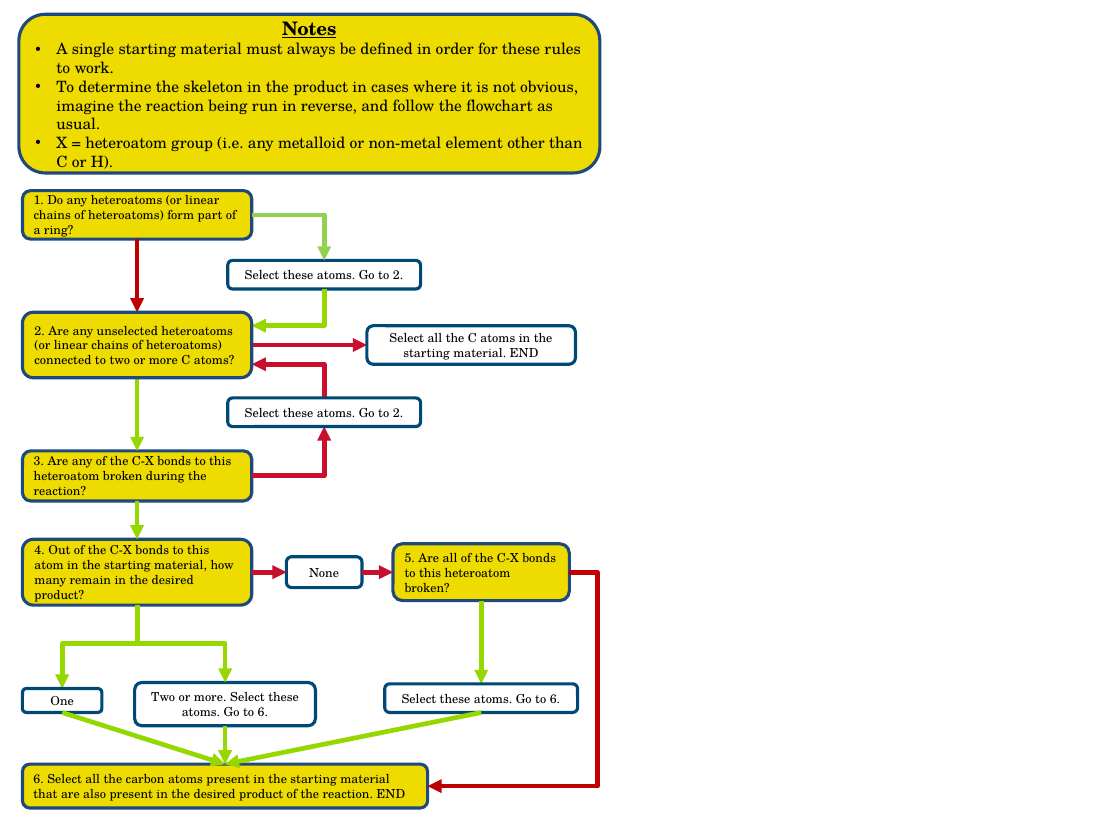
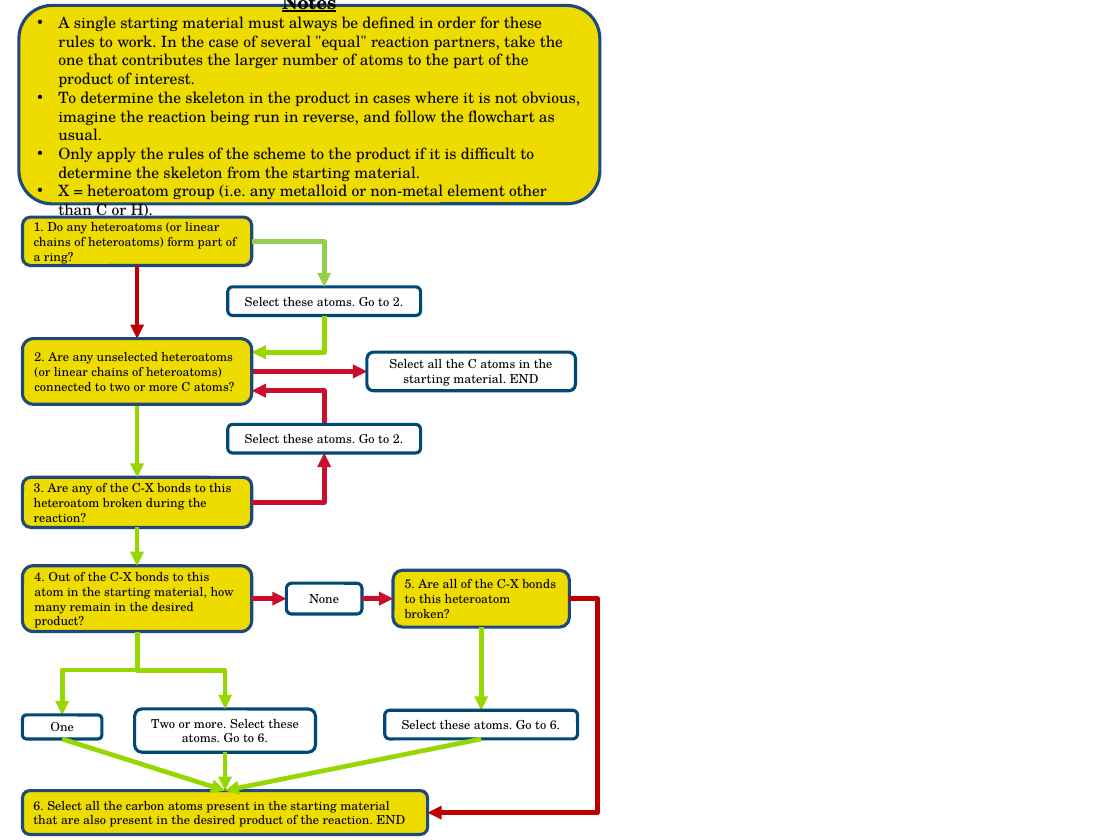
Before and after one commit to rsc-ontologies/rxno, a slide deck: slide 3 of docs/Flowcharts_RXNO.pptx. Drawn at 1120x840 pixels with LibreOffice and Linux fonts; fonts in the diff are those of the drawing. Boxes give left, top, right and bottom in pixels: in the first picture for what was removed or moved away, otherwise in the second. Text is boxed around its words. In the diff, an @@ line names an element or a change of style, - is before the commit and + after.

```diff
--- a/docs/Flowcharts_RXNO.pptx
+++ b/docs/Flowcharts_RXNO.pptx
@@ rounded rectangle "Notes": place and size @@
-rounded rectangle "Notes" at [19, 15, 600, 174]
+rounded rectangle "Notes" at [19, 6, 600, 204]
@@ text in rounded rectangle at [58, 16, 563, 87]: text changed @@
-• A single starting material must always be defined in order for these rules to work.
+• A single starting material must always be defined in order for these rules to work. In the case of several "equal" reaction partners, take the one that contributes the larger number of atoms to the part of the product of interest.
@@ text in rounded rectangle at [58, 147, 534, 181]: paragraph added @@
+• Only apply the rules of the scheme to the product if it is difficult to determine the skeleton from the starting material.
@@ 13 rounded rectangles, 10 arrows, 7 elbow arrows: place and size @@
-13 rounded rectangles, 10 arrows, 7 elbow arrows at [22, 190, 597, 808]
+13 rounded rectangles, 10 arrows, 7 elbow arrows at [22, 217, 597, 834]
```
Also in this commit, not shown: 1 other file.
